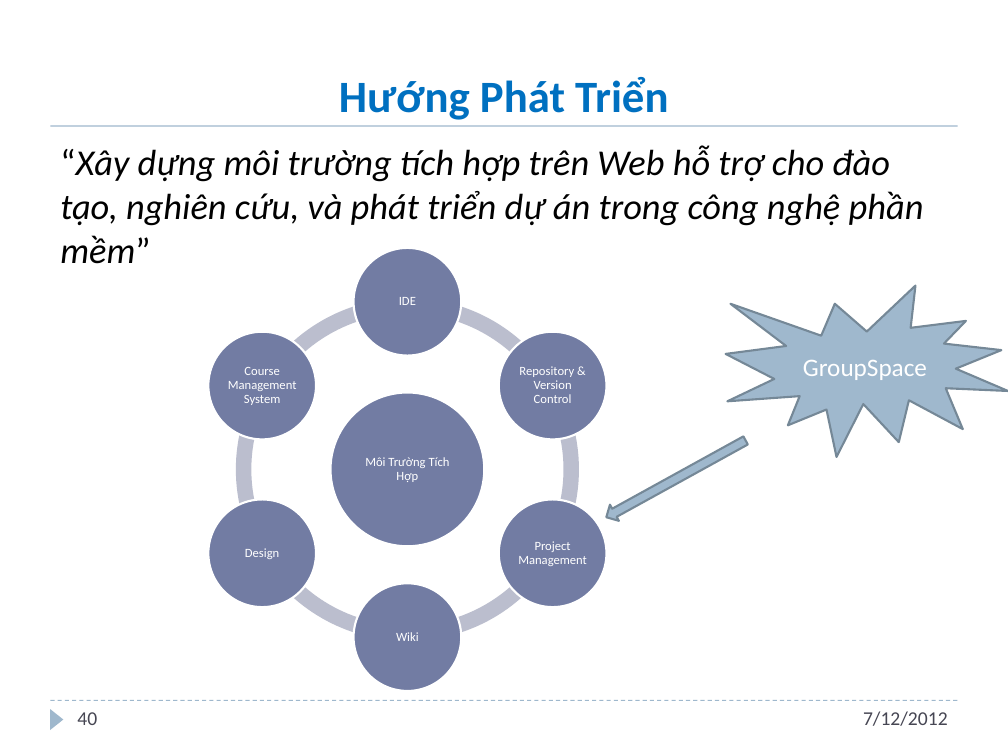
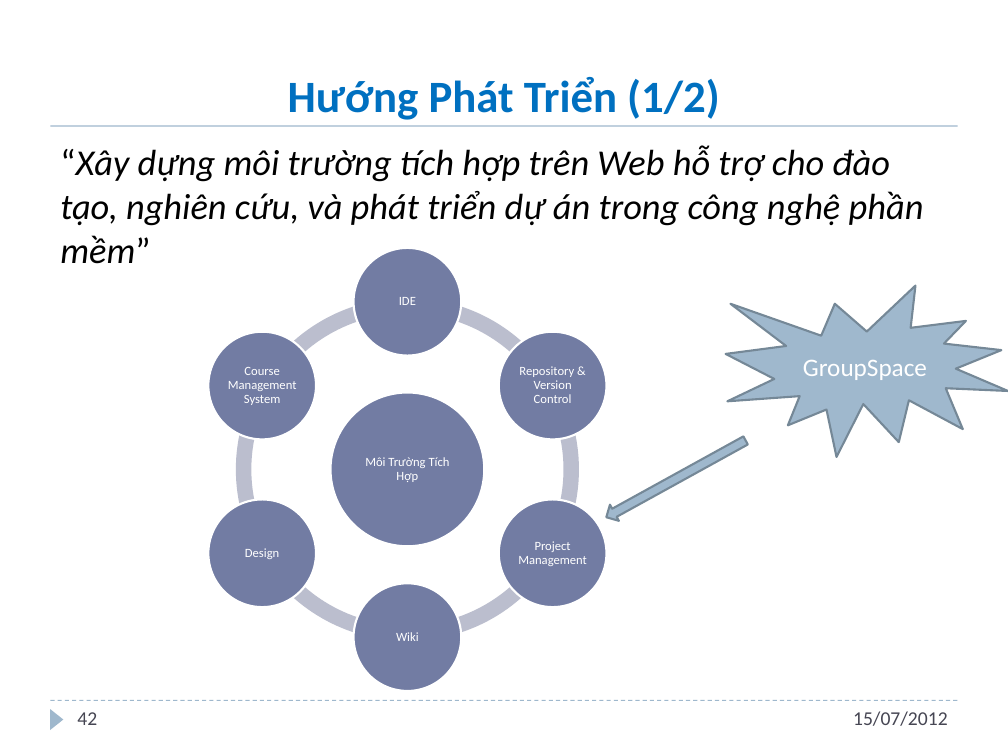
Before and after one commit to andungtra/he-thong-quan-ly-tuong-tac, a slide deck: slide 42 of Report/ppt/Presentation.pptx (slide 40 before the commit). Drawn at 1008x756 pixels with LibreOffice and Linux fonts; fonts in the diff are those of the drawing; background and template pictures are left out. Boxes give left, top, right and bottom in pixels: in the first picture for what was removed or moved away, otherwise in the second. Text is boxed around its words. In the diff, an @@ line names an element or a change of style, - is before the commit and + after.

```diff
--- a/Report/ppt/Presentation.pptx
+++ b/Report/ppt/Presentation.pptx
@@ title at bbox=[288, 77, 720, 120]: text changed @@
-Hướng Phát Triển
+Hướng Phát Triển (1/2)
@@ page number at bbox=[77, 712, 97, 725]: text changed @@
-40
+42
@@ text at bbox=[853, 711, 948, 726]: text changed @@
-7/12/2012
+15/07/2012
```
Also in this commit, not shown: 43 other slides changed, 2 slides added, 1 other file.
